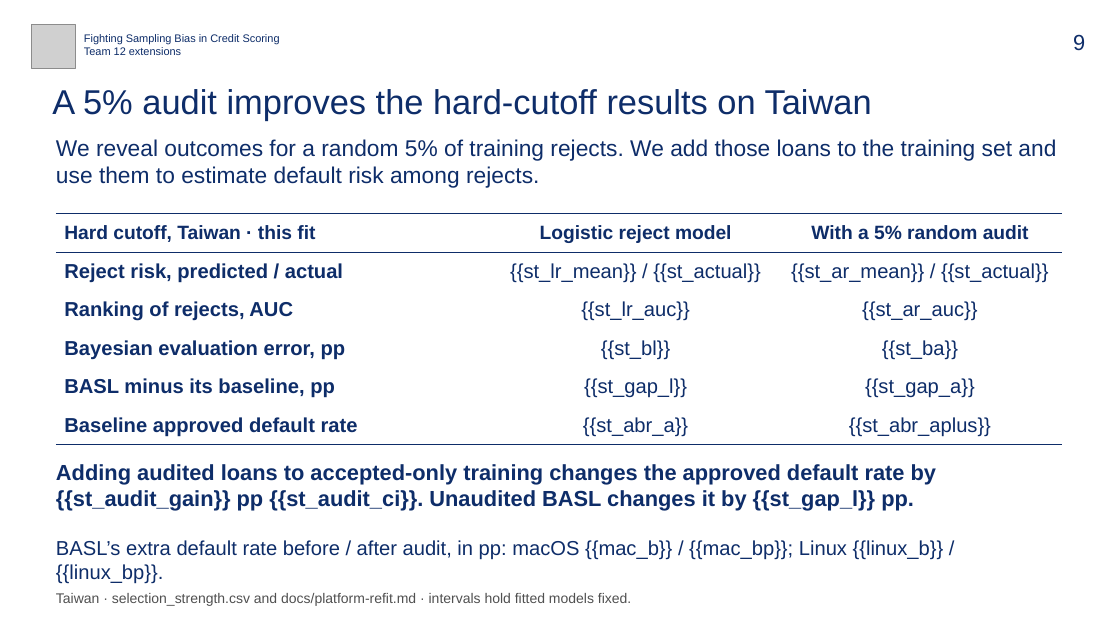
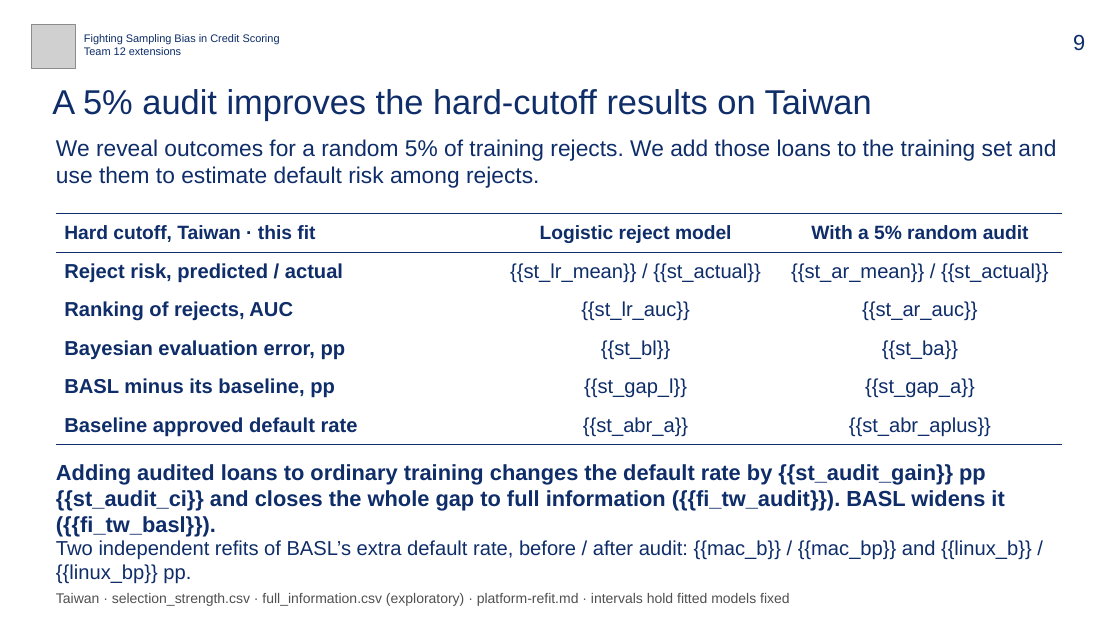
Before and after one commit to bigpurota/paper11, a slide deck: slide 9 of slides/talk-template.pptx. Drawn at 1120x630 pixels with LibreOffice and Linux fonts; fonts in the diff are those of the drawing; grey boxes stand for pictures. Boxes give left, top, right and bottom in pixels: in the first picture for what was removed or moved away, otherwise in the second. Text is boxed around its words. In the diff, an @@ line names an element or a change of style, - is before the commit and + after.

```diff
--- a/slides/talk-template.pptx
+++ b/slides/talk-template.pptx
@@ text at [56, 464, 1004, 537]: text changed @@
-Adding audited loans to accepted-only training changes the approved default rate by {{st_audit_gain}} pp {{st_audit_ci}}. Unaudited BASL changes it by {{st_gap_l}} pp.
+Adding audited loans to ordinary training changes the default rate by {{st_audit_gain}} pp {{st_audit_ci}} and closes the whole gap to full information ({{fi_tw_audit}}). BASL widens it ({{fi_tw_basl}}).
@@ text at [56, 540, 1032, 584]: text changed @@
-BASL’s extra default rate before / after audit, in pp: macOS {{mac_b}} / {{mac_bp}}; Linux {{linux_b}} / {{linux_bp}}.
+Two independent refits of BASL’s extra default rate, before / after audit: {{mac_b}} / {{mac_bp}} and {{linux_b}} / {{linux_bp}} pp.
@@ text at [56, 593, 790, 606]: text changed @@
-Taiwan · selection_strength.csv and docs/platform-refit.md · intervals hold fitted models fixed.
+Taiwan · selection_strength.csv · full_information.csv (exploratory) · platform-refit.md · intervals hold fitted models fixed
```
Also in this commit, not shown: 6 other slides changed, 23 other files.
